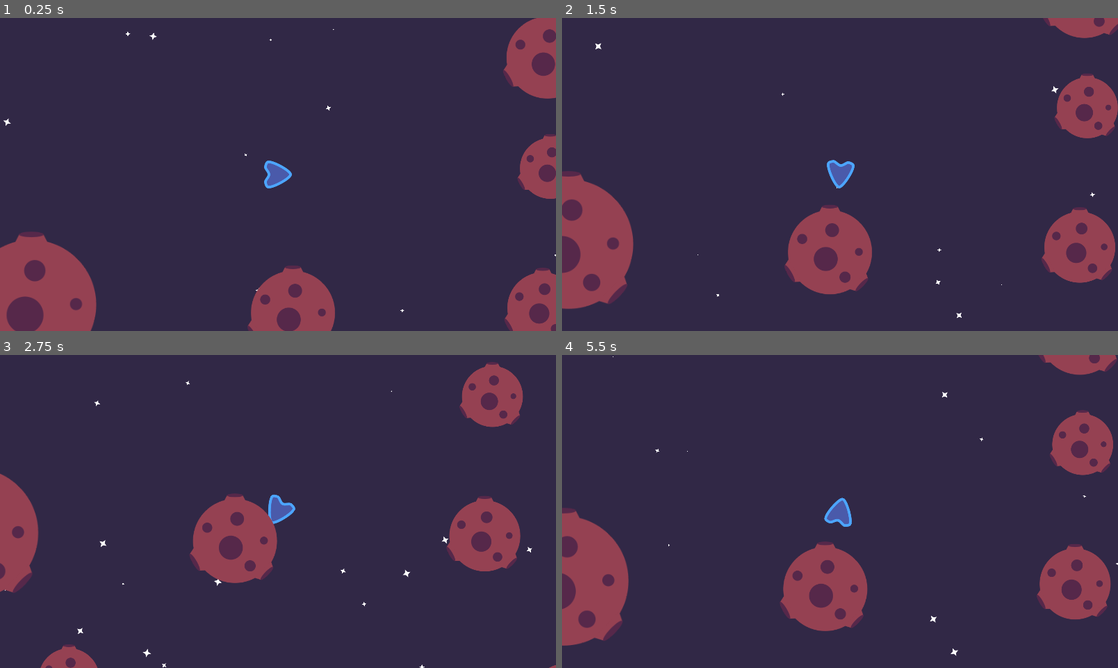
Above: before the commit, frames 1-4 (two rows, left to right).
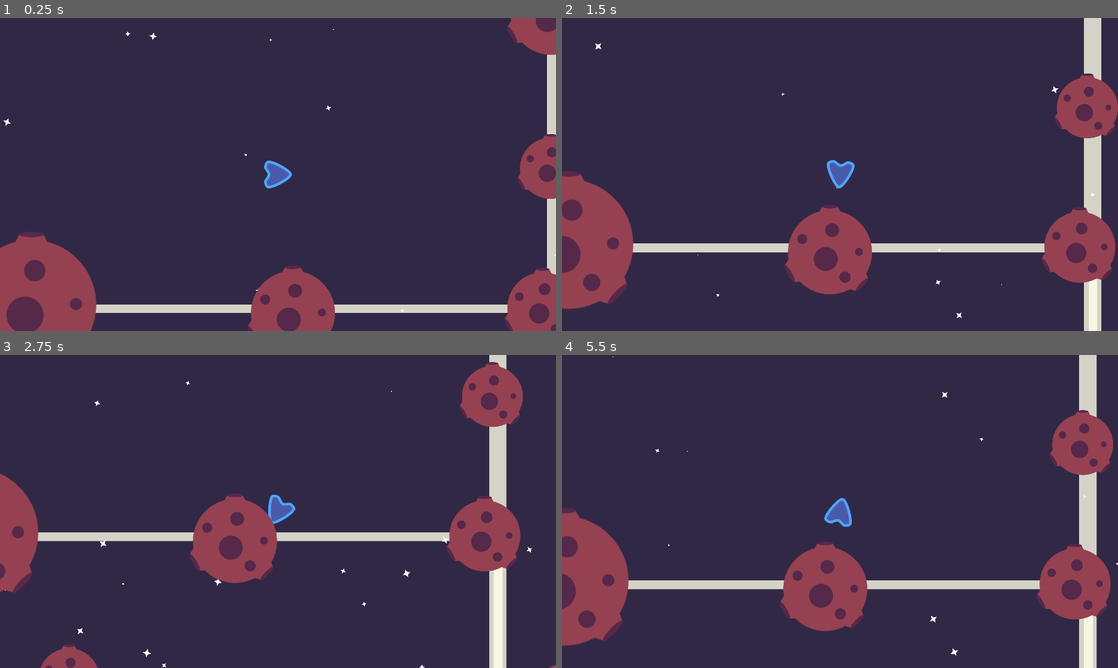
Above: after the commit, the same moments.

Repository: gdquest-demos/godot-mini-tuts-demos
Game: Godot game, scene res://AnchorCameraDemo.tscn
Two runs of this game, one before a commit and one after it. Both use one fixed random seed, a clock stepped at 60 frames per second and the inputs below.
Inputs:
- Up to frame 1 (0.25 s): no input
- Up to frame 2 (1.5 s): tap Enter at 0.5 s; hold D (right) 0.53-1.28 s; hold Space (move) 0.53-1.28 s; hold A (left) from 1.28 s (still down); tap Space (move) at 1.35 s
- Up to frame 3 (2.75 s): release A (left) at 2.03 s; hold D (right) from 2.03 s (still down); hold Space (move) from 2.03 s (still down)
- Up to frame 4 (5.5 s): release Space (move) at 2.78 s; tap Space (move) at 2.85, 4.35 s; release D (right) at 3.53 s; hold Space (move) 3.53-4.28 s; hold A (left) from 3.53 s (still down); hold Space (move) from 5.03 s (still down)

The runs differ from the first frame. In frame 1, 3.8% of the frame differs, in the area x 17-100%, y 0-95%; in frame 2, 4.0%; in frame 3, 3.6%; in frame 4, 4.1%, in the area x 11-100%, y 0-100%.

Commit message:
Added border to anchor screens

Diff:
--- a/2d/anchor-camera/AnchorCameraDemo.tscn
+++ b/2d/anchor-camera/AnchorCameraDemo.tscn
@@ -1,17 +1,15 @@
 [gd_scene load_steps=5 format=2]
 
 [ext_resource path="res://Actors/Player.tscn" type="PackedScene" id=1]
-[ext_resource path="res://Actors/Obstacle.tscn" type="PackedScene" id=2]
+[ext_resource path="res://Level/Obstacle.tscn" type="PackedScene" id=2]
 [ext_resource path="res://Level/StarField.tscn" type="PackedScene" id=3]
-[ext_resource path="res://Actors/Anchor.tscn" type="PackedScene" id=6]
+[ext_resource path="res://Level/Anchor.tscn" type="PackedScene" id=6]
 
 [node name="AnchorCameraDemo" type="Node2D"]
 
 [node name="StarField" parent="." instance=ExtResource( 3 )]
 position = Vector2( 960, 540 )
 amount = 60
-
-[node name="Player" parent="." instance=ExtResource( 1 )]
 
 [node name="Anchors" type="Node" parent="."]
 
@@ -23,13 +21,15 @@
 [node name="Anchor3" parent="Anchors" instance=ExtResource( 6 )]
 position = Vector2( 0, 1002.71 )
 
+[node name="Player" parent="." instance=ExtResource( 1 )]
+
 [node name="Obstacles" type="Node" parent="."]
 
 [node name="Obstacle" parent="Obstacles" instance=ExtResource( 2 )]
 position = Vector2( 940.197, -21.8047 )
 
 [node name="Obstacle2" parent="Obstacles" instance=ExtResource( 2 )]
-position = Vector2( 2261.59, 528.573 )
+position = Vector2( 3100.66, -361.868 )
 scale = Vector2( 1.37922, 1.37922 )
 
 [node name="Obstacle3" parent="Obstacles" instance=ExtResource( 2 )]
@@ -37,7 +37,7 @@
 scale = Vector2( 0.658088, 0.658088 )
 
 [node name="Obstacle26" parent="Obstacles" instance=ExtResource( 2 )]
-position = Vector2( 4356.11, 658.354 )
+position = Vector2( 4770.51, 1569.34 )
 scale = Vector2( 1.37922, 1.37922 )
 
 [node name="Obstacle25" parent="Obstacles" instance=ExtResource( 2 )]
@@ -49,7 +49,7 @@
 scale = Vector2( 2.12399, 2.12399 )
 
 [node name="Obstacle5" parent="Obstacles" instance=ExtResource( 2 )]
-position = Vector2( 2417.48, -89.7891 )
+position = Vector2( 2239.39, 526.67 )
 scale = Vector2( 1.11608, 1.11608 )
 
 [node name="Obstacle9" parent="Obstacles" instance=ExtResource( 2 )]
@@ -57,7 +57,7 @@
 scale = Vector2( 0.931936, 0.931936 )
 
 [node name="Obstacle6" parent="Obstacles" instance=ExtResource( 2 )]
-position = Vector2( 930.05, -404.227 )
+position = Vector2( 943.749, -554.917 )
 scale = Vector2( 1.34434, 1.34434 )
 
 [node name="Obstacle24" parent="Obstacles" instance=ExtResource( 2 )]
@@ -69,7 +69,7 @@
 scale = Vector2( 0.931936, 0.931936 )
 
 [node name="Obstacle22" parent="Obstacles" instance=ExtResource( 2 )]
-position = Vector2( 3482.41, 897.19 )
+position = Vector2( 4201.61, 681.429 )
 scale = Vector2( 1.34434, 1.34434 )
 
 [node name="Obstacle7" parent="Obstacles" instance=ExtResource( 2 )]
@@ -77,11 +77,11 @@
 scale = Vector2( 1.16435, 1.16435 )
 
 [node name="Obstacle19" parent="Obstacles" instance=ExtResource( 2 )]
-position = Vector2( 3395.51, -422.156 )
+position = Vector2( 4775.69, -583.12 )
 scale = Vector2( 1.16435, 1.16435 )
 
 [node name="Obstacle8" parent="Obstacles" instance=ExtResource( 2 )]
-position = Vector2( 1361.79, 315.201 )
+position = Vector2( 1533.03, 215.883 )
 
 [node name="Obstacle21" parent="Obstacles" instance=ExtResource( 2 )]
 position = Vector2( 4203.03, 1286.63 )
@@ -110,11 +110,11 @@
 scale = Vector2( 1.11608, 1.11608 )
 
 [node name="Obstacle13" parent="Obstacles" instance=ExtResource( 2 )]
-position = Vector2( 2468.84, 921.68 )
+position = Vector2( 3369.56, 976.476 )
 scale = Vector2( 0.931936, 0.931936 )
 
 [node name="Obstacle12" parent="Obstacles" instance=ExtResource( 2 )]
-position = Vector2( 1666.56, 1381.17 )
+position = Vector2( 978.181, 1590.08 )
 scale = Vector2( 1.34434, 1.34434 )
 
 [node name="Obstacle11" parent="Obstacles" instance=ExtResource( 2 )]
--- a/2d/anchor-camera/Actors/Anchor.tscn
+++ b/2d/anchor-camera/Level/Anchor.tscn
@@ -1,6 +1,7 @@
-[gd_scene load_steps=3 format=2]
+[gd_scene load_steps=4 format=2]
 
-[ext_resource path="res://Actors/Anchor.gd" type="Script" id=1]
+[ext_resource path="res://Level/Anchor.gd" type="Script" id=1]
+[ext_resource path="res://Level/border.svg" type="Texture" id=2]
 
 [sub_resource type="RectangleShape2D" id=1]
 extents = Vector2( 960, 540 )
@@ -12,3 +13,6 @@
 
 [node name="CollisionShape2D" type="CollisionShape2D" parent="."]
 shape = SubResource( 1 )
+
+[node name="Sprite" type="Sprite" parent="."]
+texture = ExtResource( 2 )
--- a/2d/anchor-camera/Actors/Obstacle.tscn
+++ b/2d/anchor-camera/Level/Obstacle.tscn
@@ -1,6 +1,7 @@
 [gd_scene load_steps=3 format=2]
 
-[ext_resource path="res://Actors/asteroid.svg" type="Texture" id=1]
+[ext_resource path="res://Level/asteroid.svg" type="Texture" id=1]
+
 
 [sub_resource type="CircleShape2D" id=1]
 radius = 107.342
--- /dev/null
+++ b/2d/anchor-camera/Level/border.svg
@@ -0,0 +1,67 @@
+<?xml version="1.0" encoding="UTF-8" standalone="no"?>
+<svg
+   xmlns:dc="http://purl.org/dc/elements/1.1/"
+   xmlns:cc="http://creativecommons.org/ns#"
+   xmlns:rdf="http://www.w3.org/1999/02/22-rdf-syntax-ns#"
+   xmlns:svg="http://www.w3.org/2000/svg"
+   xmlns="http://www.w3.org/2000/svg"
+   xmlns:sodipodi="http://sodipodi.sourceforge.net/DTD/sodipodi-0.dtd"
+   xmlns:inkscape="http://www.inkscape.org/namespaces/inkscape"
+   width="515.9375mm"
+   height="293.6875mm"
+   viewBox="0 0 515.9375 293.6875"
+   version="1.1"
+   id="svg8"
+   inkscape:version="1.0 (4035a4fb49, 2020-05-01)"
+   sodipodi:docname="border.svg">
+  <defs
+     id="defs2" />
+  <sodipodi:namedview
+     fit-margin-bottom="0"
+     fit-margin-right="0"
+     fit-margin-left="0"
+     fit-margin-top="0"
+     id="base"
+     pagecolor="#ffffff"
+     bordercolor="#666666"
+     borderopacity="1.0"
+     inkscape:pageopacity="0.0"
+     inkscape:pageshadow="2"
+     inkscape:zoom="0.35"
+     inkscape:cx="283.74082"
+     inkscape:cy="423.22132"
+     inkscape:document-units="mm"
+     inkscape:current-layer="layer1"
+     inkscape:document-rotation="0"
+     showgrid="false"
+     inkscape:window-width="2560"
+     inkscape:window-height="1417"
+     inkscape:window-x="1912"
+     inkscape:window-y="-8"
+     inkscape:window-maximized="1" />
+  <metadata
+     id="metadata5">
+    <rdf:RDF>
+      <cc:Work
+         rdf:about="">
+        <dc:format>image/svg+xml</dc:format>
+        <dc:type
+           rdf:resource="http://purl.org/dc/dcmitype/StillImage" />
+        <dc:title></dc:title>
+      </cc:Work>
+    </rdf:RDF>
+  </metadata>
+  <g
+     transform="translate(266.76492,18.156288)"
+     inkscape:label="Capa 1"
+     inkscape:groupmode="layer"
+     id="layer1">
+    <rect
+       style="color:#000000;overflow:visible;opacity:0.800546;fill:none;fill-opacity:1;stroke:#ffffeb;stroke-width:7.9375;stroke-linecap:round;stroke-linejoin:round;stroke-miterlimit:4;stroke-dasharray:none;stroke-opacity:1"
+       id="rect833"
+       width="508"
+       height="285.75"
+       x="-262.79617"
+       y="-14.187538" />
+  </g>
+</svg>
--- a/2d/anchor-camera/project.godot
+++ b/2d/anchor-camera/project.godot
@@ -12,7 +12,7 @@
 "base": "Area2D",
 "class": "Anchor",
 "language": "GDScript",
-"path": "res://Actors/Anchor.gd"
+"path": "res://Level/Anchor.gd"
 }, {
 "base": "Camera2D",
 "class": "AnchorCamera2D",
Renamed: 2d/anchor-camera/Actors/Anchor.gd -> 2d/anchor-camera/Level/Anchor.gd
Renamed: 2d/anchor-camera/Actors/asteroid.svg -> 2d/anchor-camera/Level/asteroid.svg
Not shown, added: 2d/anchor-camera/Level/asteroid.svg.import
Not shown, changed: 2d/anchor-camera/Level/border.svg.import
